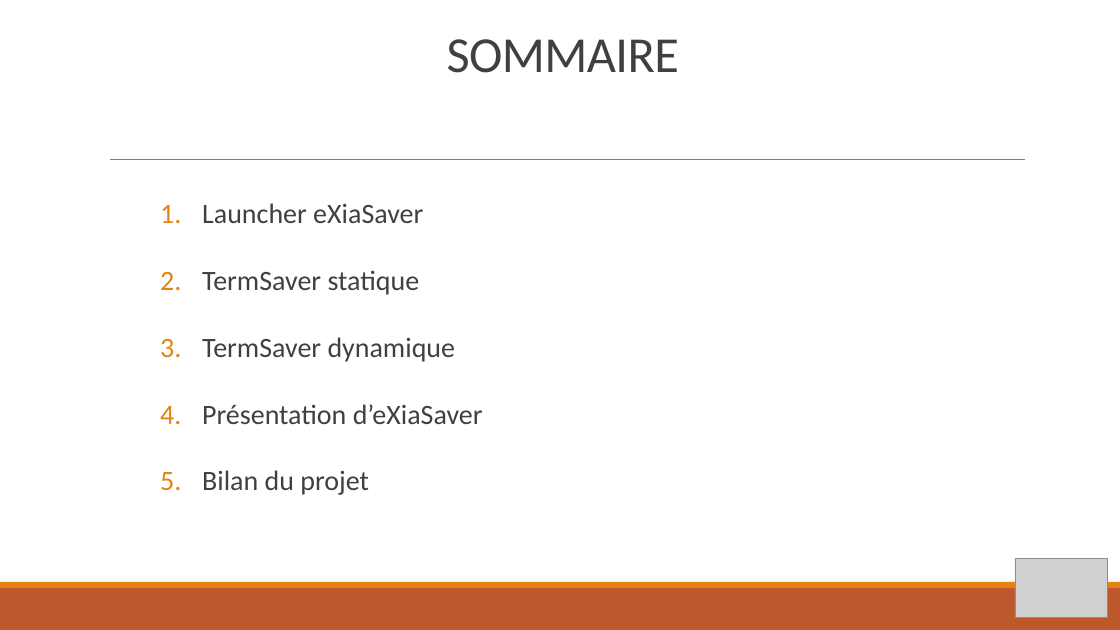
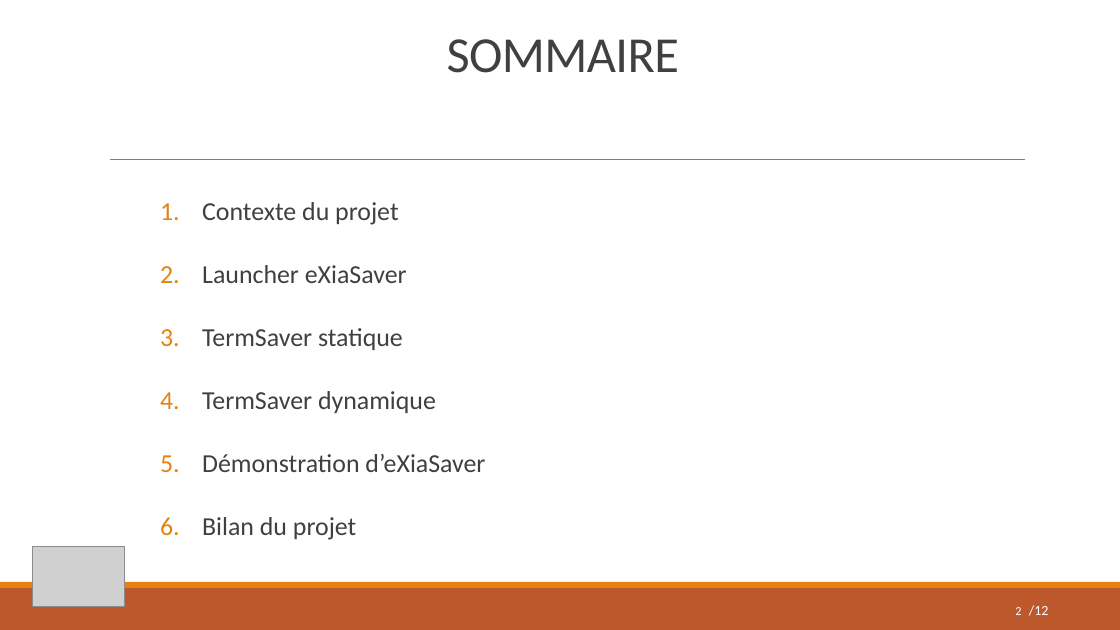
Before and after one commit to pierredumangin/Projet-eXiaSaver, a slide deck: slide 2 of PPT eXiaSaver.pptx. Drawn at 1120x630 pixels with LibreOffice and Linux fonts; fonts in the diff are those of the drawing; grey boxes stand for pictures. Boxes give left, top, right and bottom in pixels: in the first picture for what was removed or moved away, otherwise in the second. Text is boxed around its words. In the diff, an @@ line names an element or a change of style, - is before the commit and + after.

```diff
--- a/PPT eXiaSaver.pptx
+++ b/PPT eXiaSaver.pptx
@@ text at (x1=202, y1=202, x2=398, y2=225): paragraph added @@
+1. Contexte du projet
@@ text at (x1=202, y1=265, x2=436, y2=540): size 24 to 22.2 pt in "Launcher eXiaSaver", "TermSaver statique", "TermSaver dynamique", "Bilan du projet" @@
@@ text at (x1=202, y1=454, x2=485, y2=472): text changed; size 24 to 22.2 pt @@
-4. Présentation d’eXiaSaver
+5. Démonstration d’eXiaSaver
@@ picture moved from (x1=1015, y1=558, x2=1107, y2=618) to (x1=32, y1=547, x2=124, y2=607) @@
@@ page number added at (x1=1015, y1=607, x2=1021, y2=615), 10.5 pt, text #FFFFFF @@
+2
@@ text added at (x1=1029, y1=605, x2=1049, y2=616), 12 pt, text #FFFFFF @@
+/12
```
Also in this commit, not shown: 7 other slides changed, 4 slides added, 1 slide removed.
